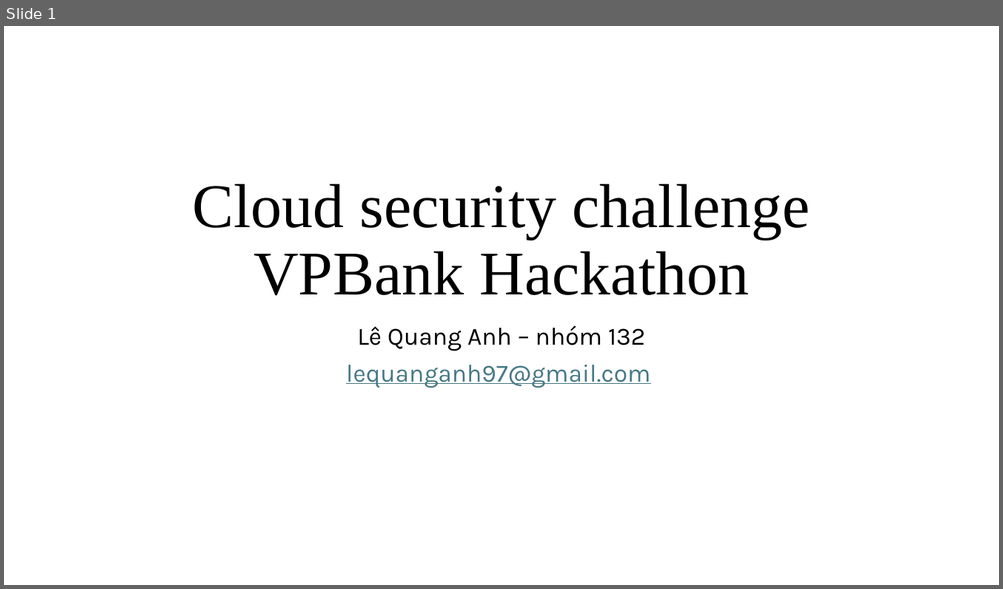
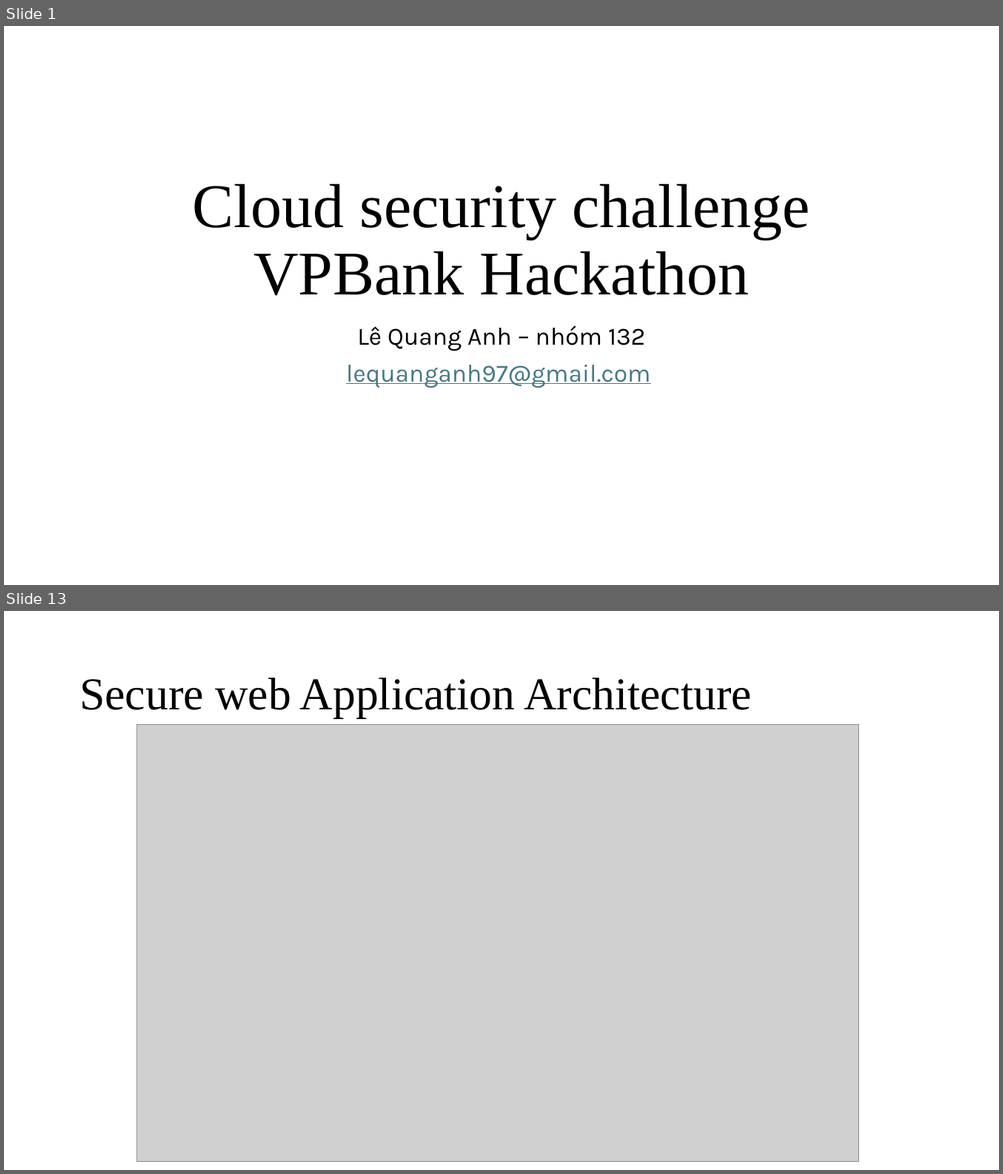
Before and after one commit to LeQA/VPBank-Hackathon, a slide deck: Cloud security challenge.pptm. Shown one above the other, each under a label of ours: slide 1 before the commit, slides 1 and 13 after it; the slides between them are not shown. The pictures are 1003x589 and 1003x1174 pixels, drawn with LibreOffice and Linux fonts; fonts in the diff are those of the drawing; grey boxes stand for pictures. Boxes give left, top, right and bottom in pixels: in the first picture for what was removed or moved away, otherwise in the second. Text is boxed around its words. In the diff, an @@ line names an element or a change of style, - is before the commit and + after.

```diff
--- a/Cloud security challenge.pptm
+++ b/Cloud security challenge.pptm
@@ slide 13 added at (x1=4, y1=611, x2=999, y2=1170), background #FFFFFF @@
@@ title added at (x1=79, y1=678, x2=751, y2=718), 44 pt, text #000000 @@
+Secure web Application Architecture
@@ picture added at (x1=136, y1=724, x2=859, y2=1162) @@
```
Also in this commit, not shown: 14 slides changed, 3 other slides added, 1 slide removed, 1 other file.
